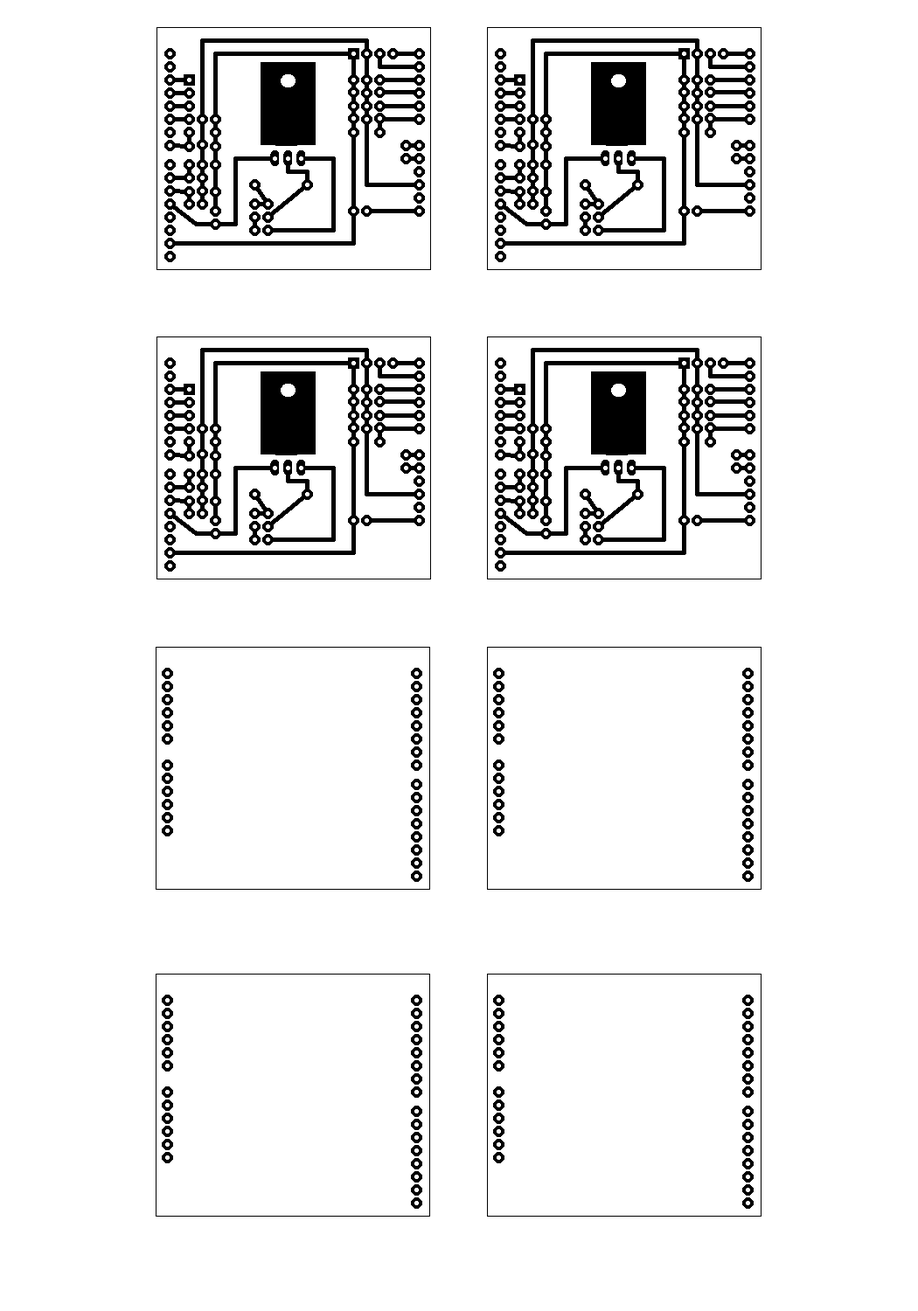
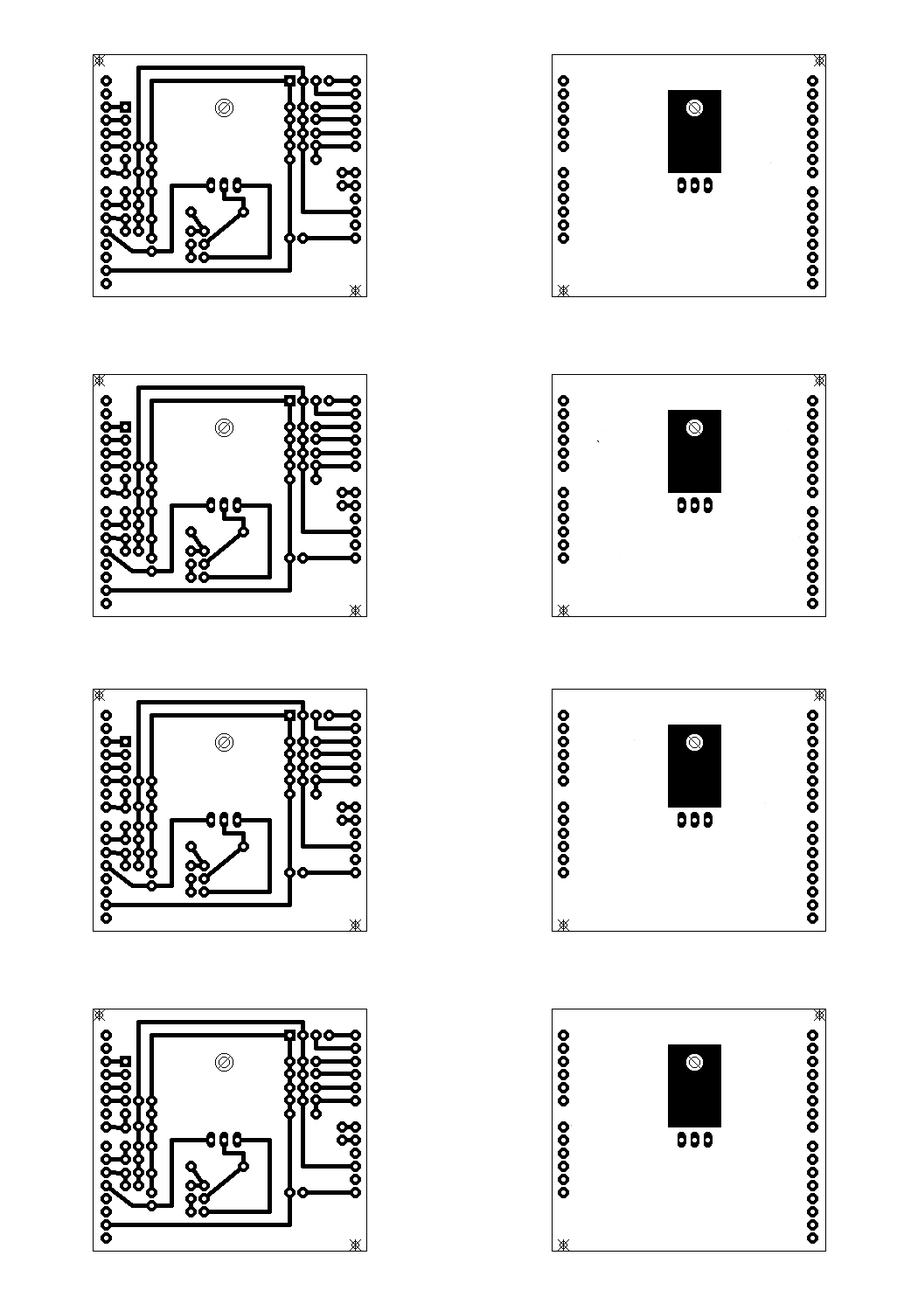
Revision of a layered 918px x 1311px image; what changed, layer by layer:
renamed "Top" to "Background copy 5", painted on it over (92, 69, 827, 1252)
renamed "Top" to "Background copy 4", showed it, painted on it over (92, 54, 827, 1215)
renamed "Back" to "Background copy 2", hid it, painted on it over (92, 27, 827, 618)
removed layer "Layer 1" over (92, 27, 827, 1252)
showed "Background", painted on it over (92, 27, 827, 1252)
